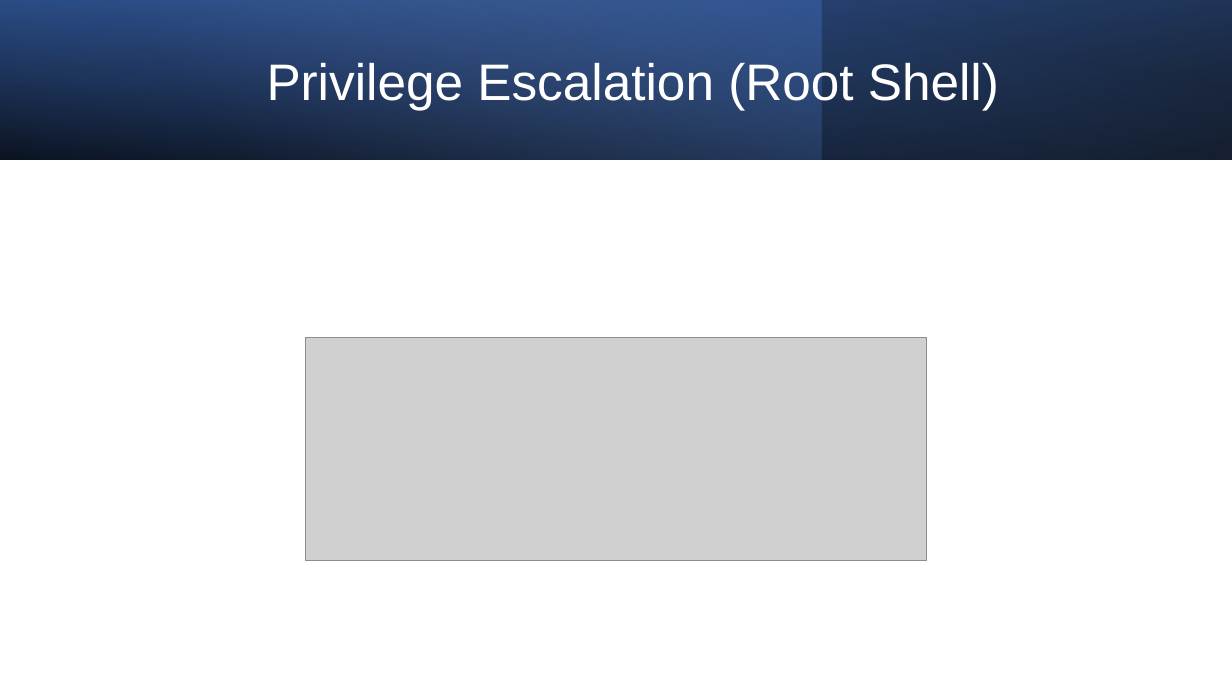
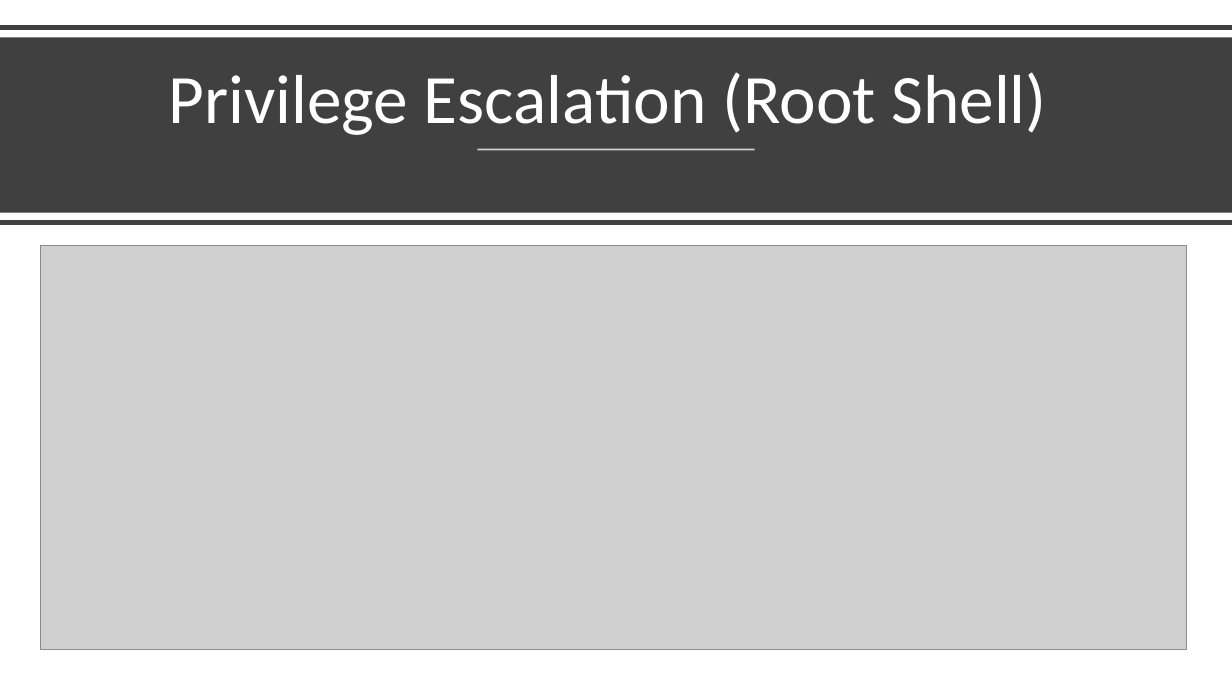
Before and after one commit to aqeebhussain122/hpc-offensive-security, a slide deck: slide 16 of 13 - Offensive Security Tactics for Linux Professionals - Putting it all together.pptx. Drawn at 1232x693 pixels with LibreOffice and Linux fonts; fonts in the diff are those of the drawing; grey boxes stand for pictures. Boxes give left, top, right and bottom in pixels: in the first picture for what was removed or moved away, otherwise in the second. Text is boxed around its words. In the diff, an @@ line names an element or a change of style, - is before the commit and + after.

```diff
--- a/13 - Offensive Security Tactics for Linux Professionals - Putting it all together.pptx
+++ b/13 - Offensive Security Tactics for Linux Professionals - Putting it all together.pptx
@@ rectangle removed at (0, 0, 822, 159) @@
@@ rectangle removed at (0, 0, 1232, 159) @@
@@ line added from (0, 28) to (1232, 28), #404040 4 pt @@
@@ rectangle at (0, 37, 1232, 213): fill gradient #000000 to #2F5597 to #404040; mirrored; rotation 180 to 0 degrees @@
@@ title "Privilege Escalation (Root Shell)": place and size @@
-title "Privilege Escalation (Root Shell)" at (267, 62, 999, 110)
+title "Privilege Escalation (Root Shell)" at (169, 72, 1046, 135)
@@ title "Privilege Escalation (Root Shell)" at (169, 72, 1046, 135): size 40 to 54 pt, font Arial to Calibri; vertical alignment middle to bottom @@
@@ line added from (478, 150) to (755, 150), #FFFFFF 1.5 pt @@
@@ line added from (0, 223) to (1232, 223), #404040 4 pt @@
@@ picture added at (41, 245, 1187, 649) @@
@@ picture removed at (305, 338, 926, 561) @@
```
Also in this commit, not shown: 1 other slide changed, 1 slide added, 8 other files.
